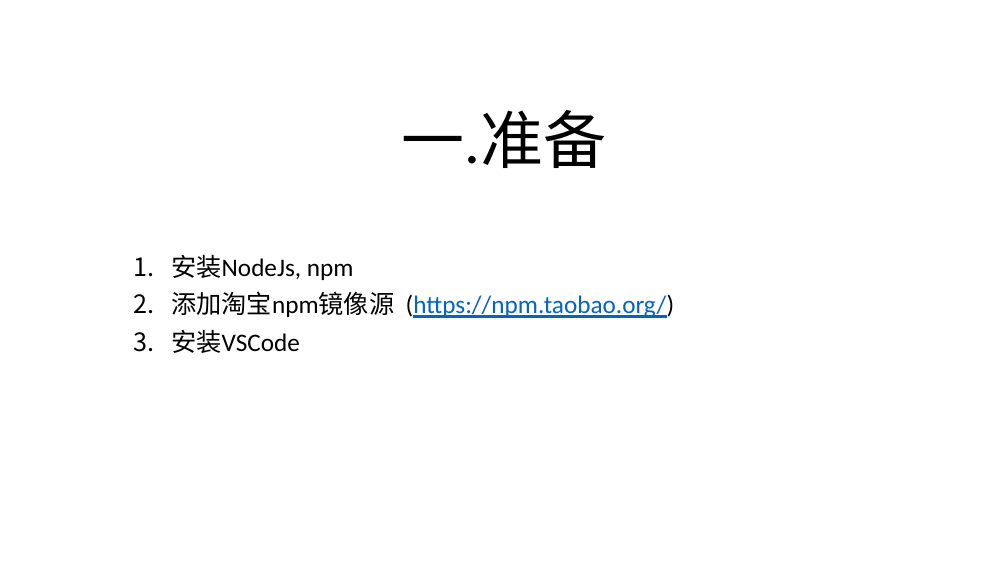
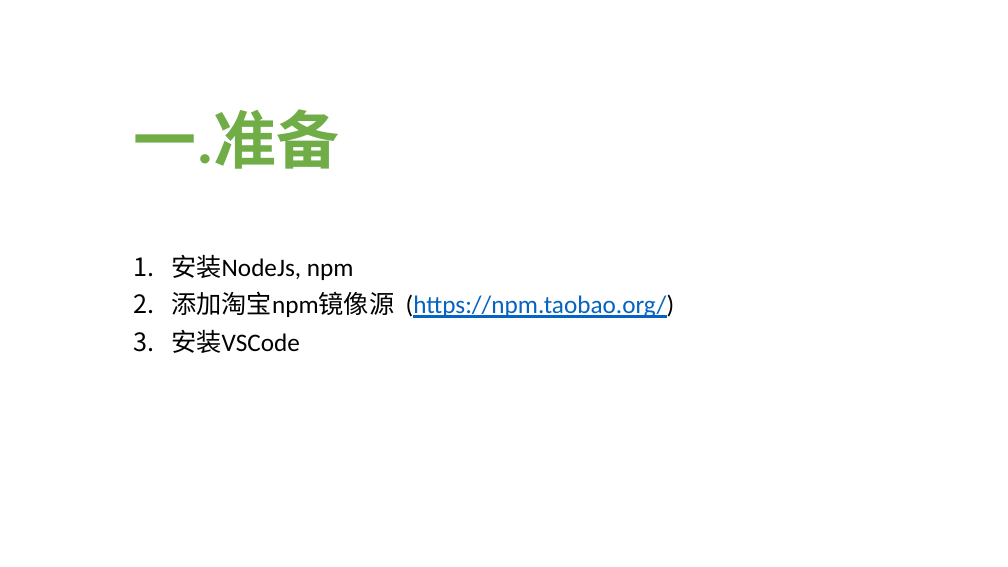
Before and after one commit to jackccc/demo_project, a slide deck: slide 2 of VUE分享.pptx. Drawn at 1008x567 pixels with LibreOffice and Linux fonts; fonts in the diff are those of the drawing. Boxes give left, top, right and bottom in pixels: in the first picture for what was removed or moved away, otherwise in the second. Text is boxed around its words. In the diff, an @@ line names an element or a change of style, - is before the commit and + after.

```diff
--- a/VUE分享.pptx
+++ b/VUE分享.pptx
@@ title "一.准备" at (134,109,340,169): text colour #000000 to #70AD47, bold on; alignment centre to left @@
```
Also in this commit, not shown: 2 other slides changed.
